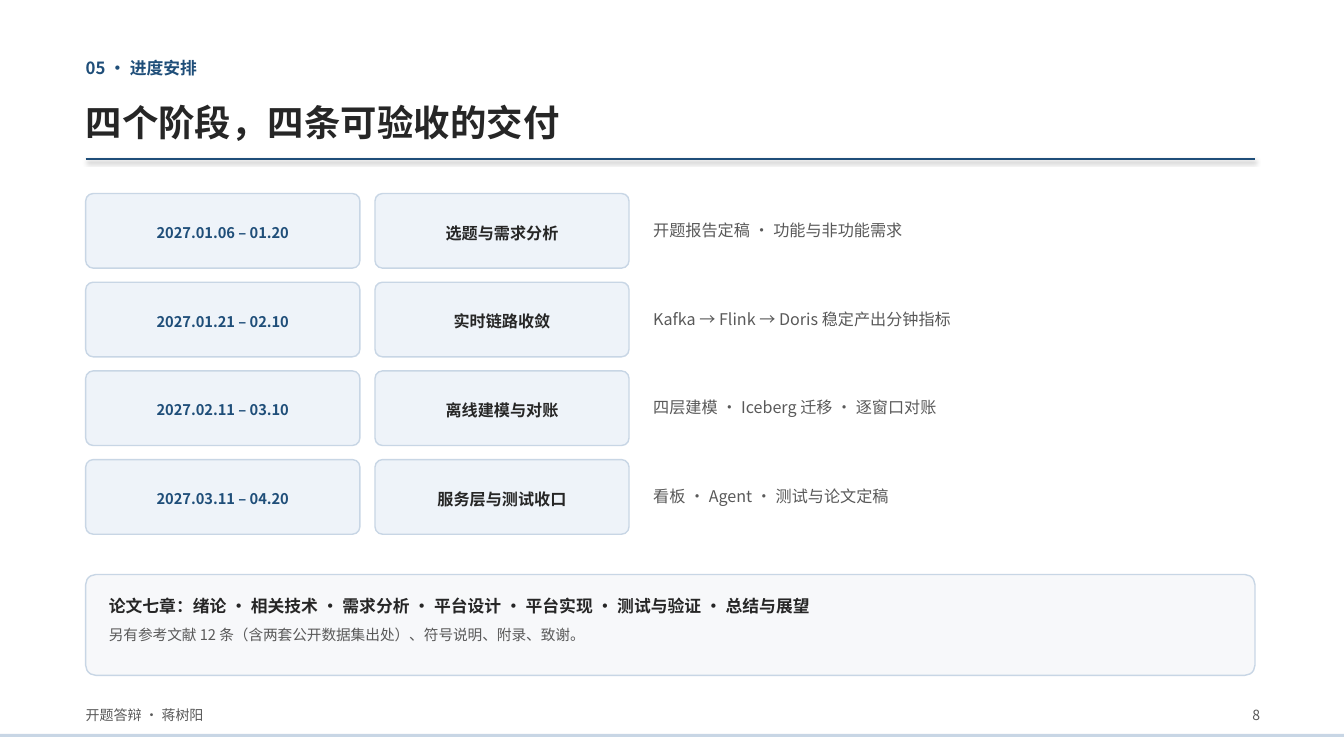
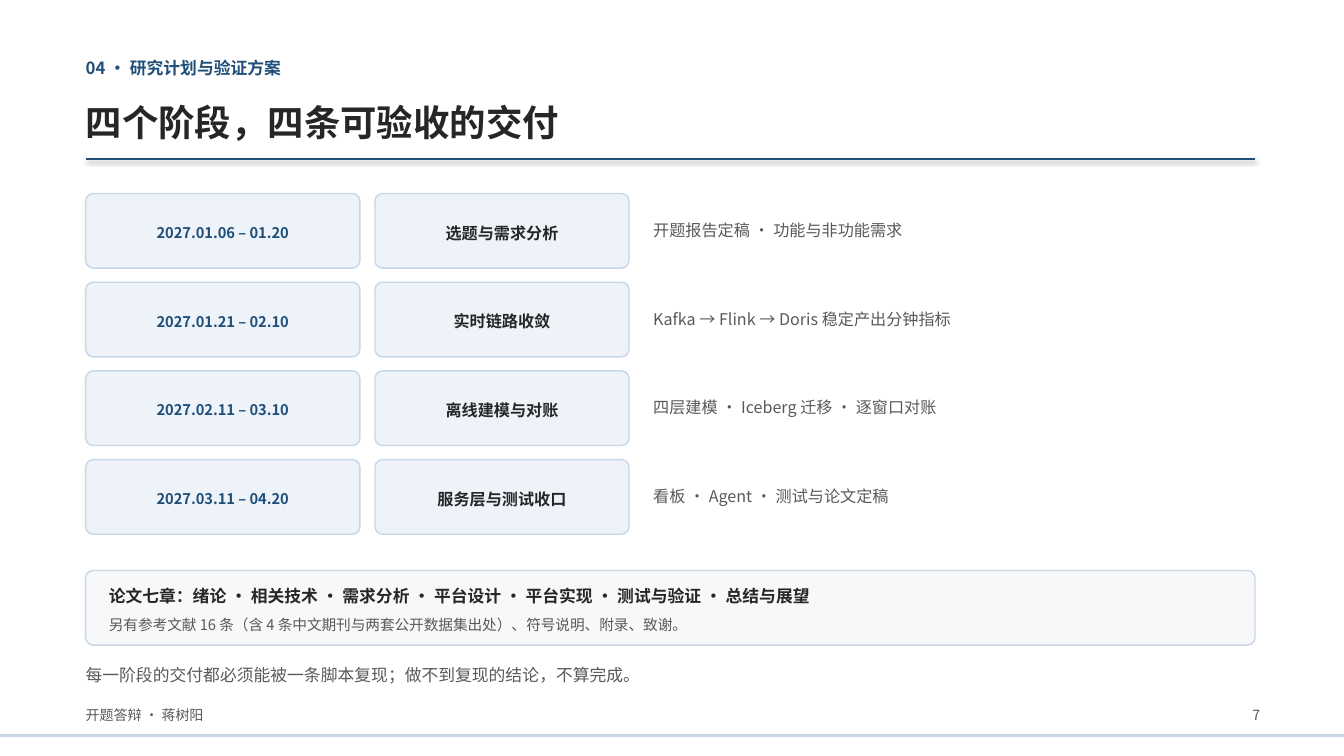
Before and after one commit to suntree-j/dsh-workspace, a slide deck: slide 7 of intelligent-data-platform/docs/thesis/答辩材料/开题答辩_蒋树阳.pptx (slide 8 before the commit). Drawn at 1344x756 pixels with LibreOffice and Linux fonts; fonts in the diff are those of the drawing. Boxes give left, top, right and bottom in pixels: in the first picture for what was removed or moved away, otherwise in the second. Text is boxed around its words. In the diff, an @@ line names an element or a change of style, - is before the commit and + after.

```diff
--- a/intelligent-data-platform/docs/thesis/答辩材料/开题答辩_蒋树阳.pptx
+++ b/intelligent-data-platform/docs/thesis/答辩材料/开题答辩_蒋树阳.pptx
@@ text at box(86, 59, 281, 76): text changed @@
-05 · 进度安排
+04 · 研究计划与验证方案
@@ rounded rectangle: place and size @@
-rounded rectangle at box(86, 575, 1255, 676)
+rounded rectangle at box(86, 571, 1255, 645)
@@ text "论文七章：绪论 · 相关技术 · 需求分析 ...": place and size @@
-text "论文七章：绪论 · 相关技术 · 需求分析 ..." at box(109, 597, 810, 641)
+text "论文七章：绪论 · 相关技术 · 需求分析 ..." at box(109, 587, 810, 631)
@@ text at box(109, 617, 687, 631): text changed @@
-另有参考文献 12 条（含两套公开数据集出处）、符号说明、附录、致谢。
+另有参考文献 16 条（含 4 条中文期刊与两套公开数据集出处）、符号说明、附录、致谢。
@@ text added at box(86, 667, 640, 684), 12 pt, text #595959 @@
+每一阶段的交付都必须能被一条脚本复现；做不到复现的结论，不算完成。
@@ text at box(1252, 709, 1260, 720): text changed @@
-8
+7
```
Also in this commit, not shown: 4 other slides changed, 1 slide removed, 4 other files.
